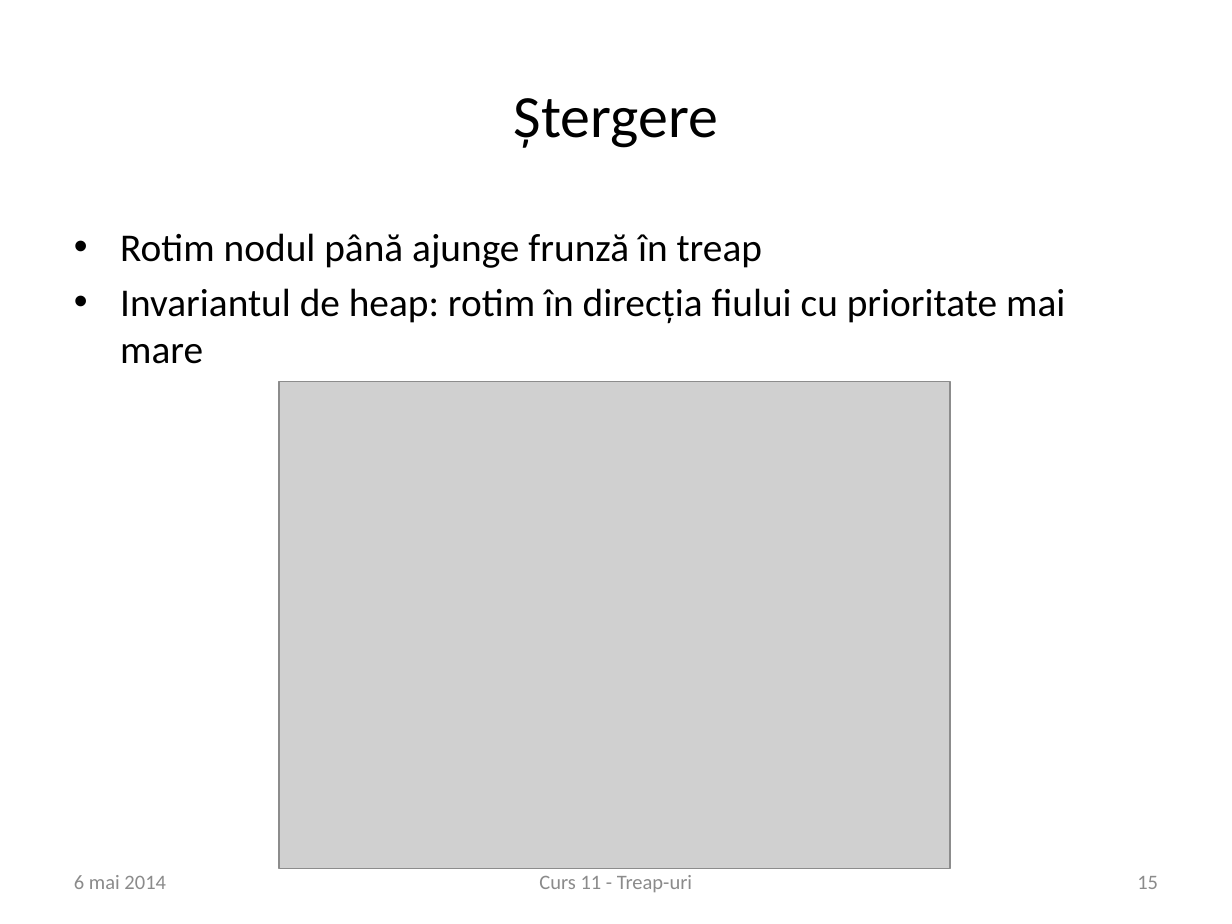
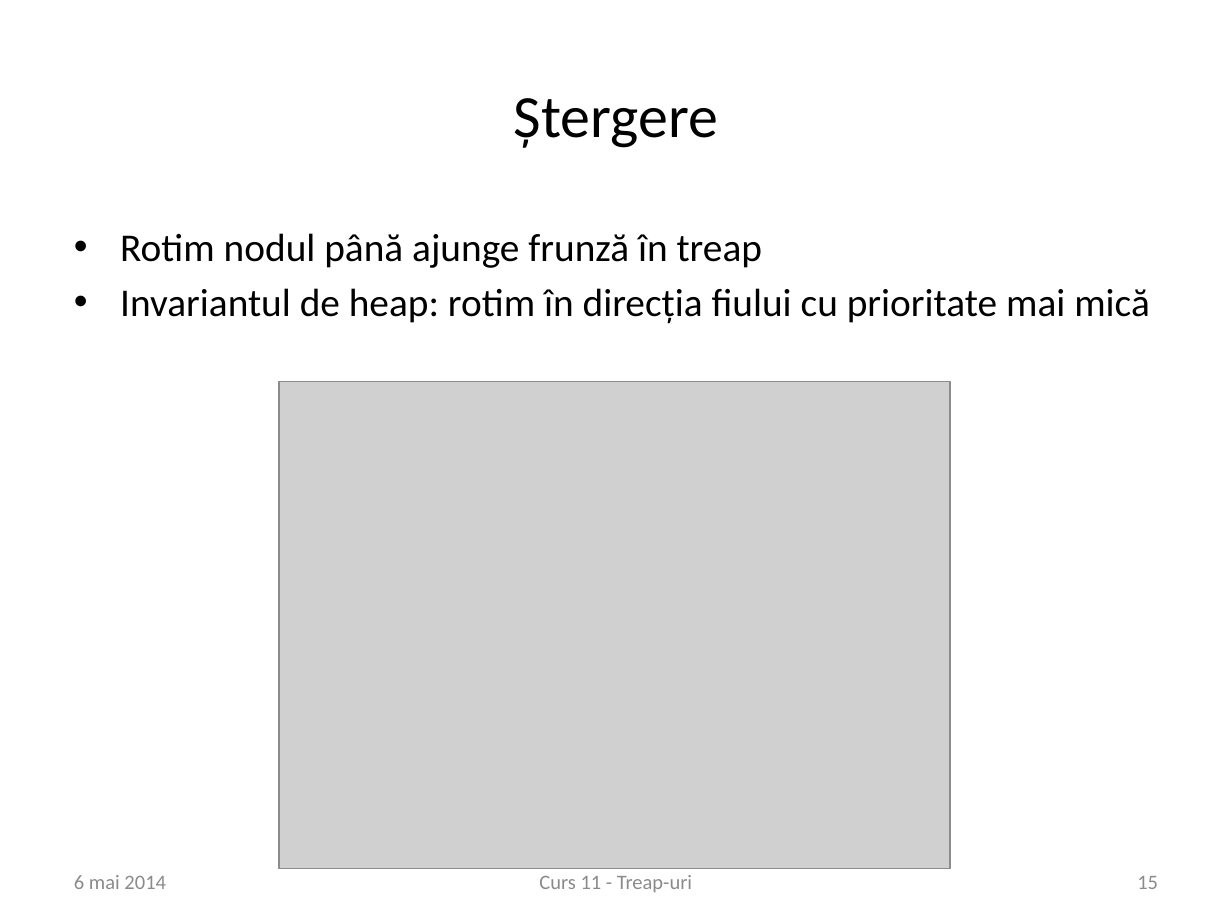
Before and after one commit to andreiparvu/treaps, a slide deck: slide 15 of curs11.pptx. Drawn at 1232x924 pixels with LibreOffice and Linux fonts; fonts in the diff are those of the drawing; grey boxes stand for pictures; background and template pictures are left out. Boxes give left, top, right and bottom in pixels: in the first picture for what was removed or moved away, otherwise in the second. Text is boxed around its words. In the diff, an @@ line names an element or a change of style, - is before the commit and + after.

Commit message:
Some tweaks

```diff
--- a/curs11.pptx
+++ b/curs11.pptx
@@ text at box(120, 288, 1150, 324): text changed @@
-• Invariantul de heap: rotim în direcția fiului cu prioritate mai mare
+• Invariantul de heap: rotim în direcția fiului cu prioritate mai mică
```
Also in this commit, not shown: 1 other slide changed.
